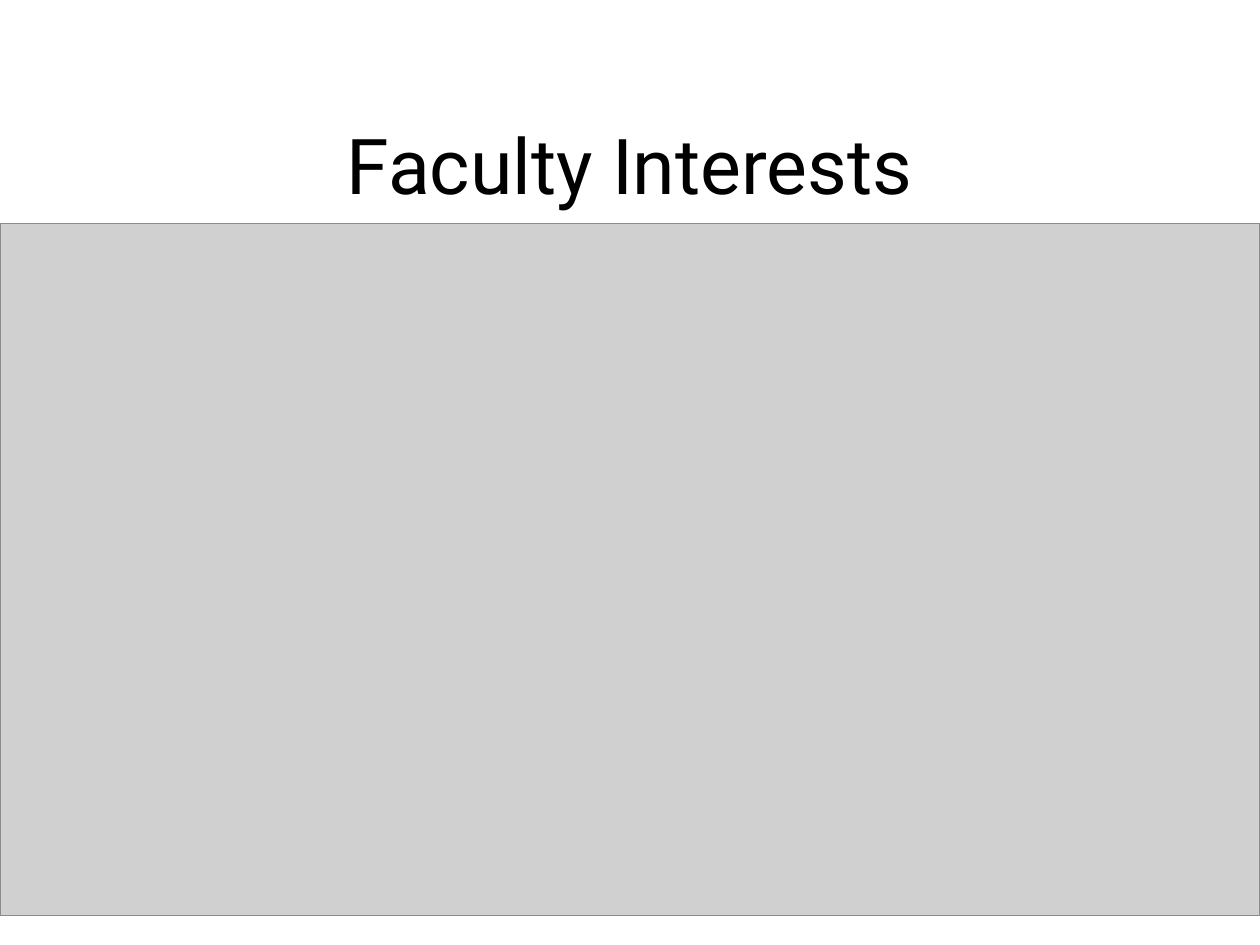
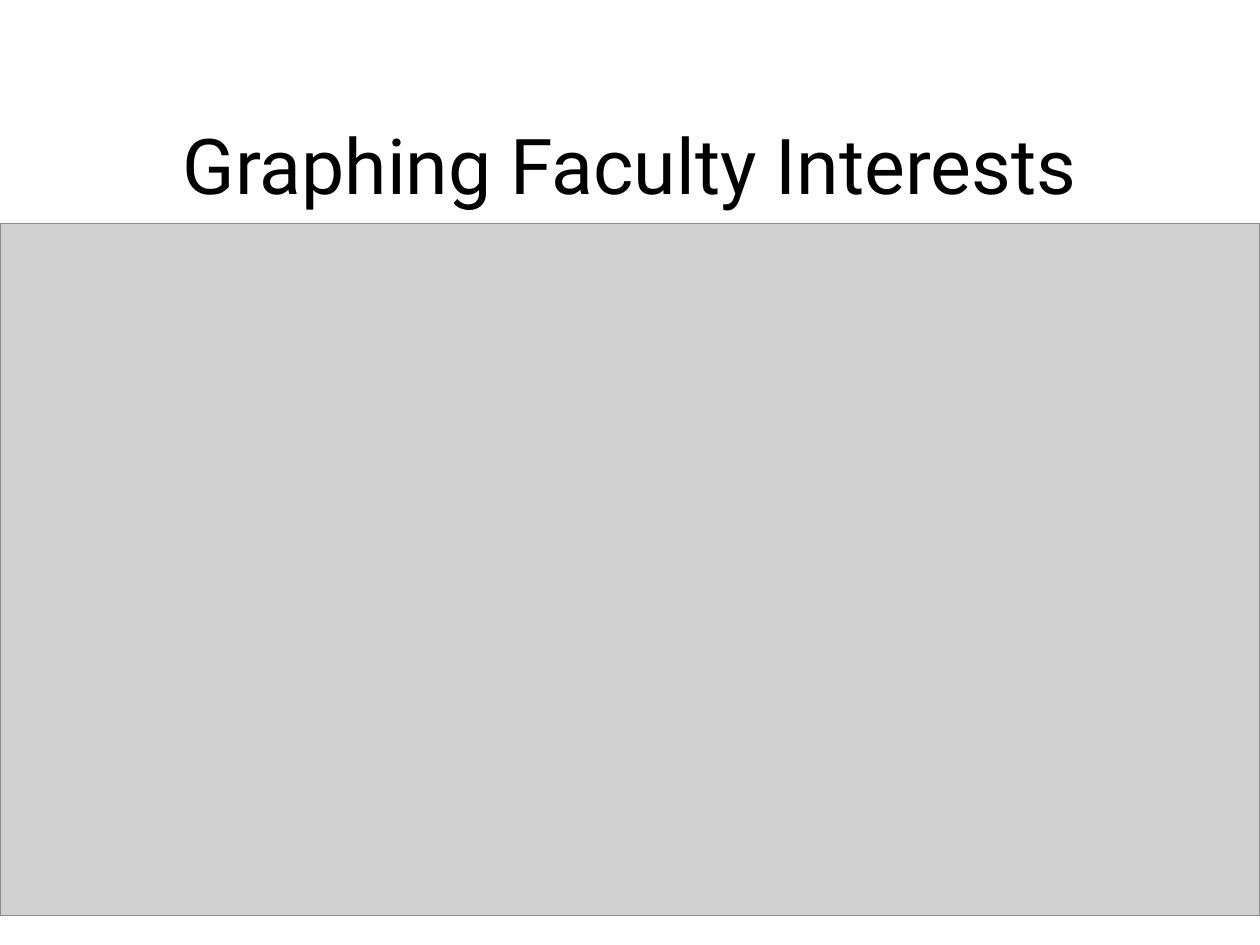
Before and after one commit to HeardLibrary/graphs-without-ontologies, a slide deck: slide 8 of vivo.pptx. Drawn at 1260x945 pixels with LibreOffice and Linux fonts; fonts in the diff are those of the drawing; grey boxes stand for pictures; background and template pictures are left out. Boxes give left, top, right and bottom in pixels: in the first picture for what was removed or moved away, otherwise in the second. Text is boxed around its words. In the diff, an @@ line names an element or a change of style, - is before the commit and + after.

Commit message:
Updated PowerPoint presentation
@EdWarga I’ve added a section called “Data Munging” for you. Feel free
to change the title. :)

```diff
--- a/vivo.pptx
+++ b/vivo.pptx
@@ title at (x1=183, y1=136, x2=1076, y2=211): text changed @@
-Faculty Interests
+Graphing Faculty Interests
```
Also in this commit, not shown: 2 other slides changed, 2 slides added.
